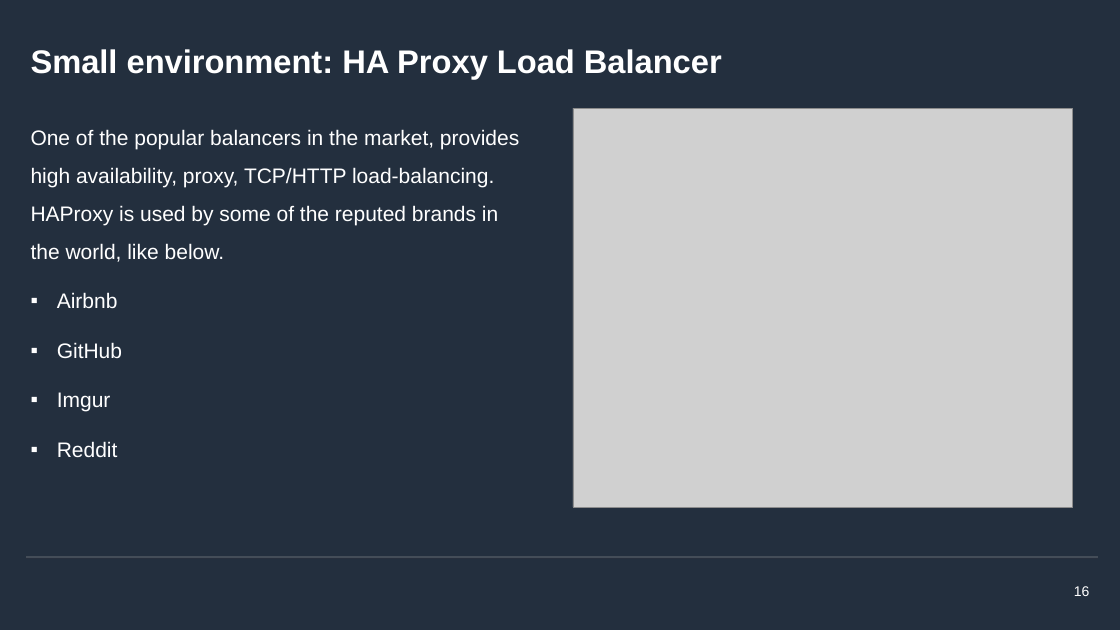
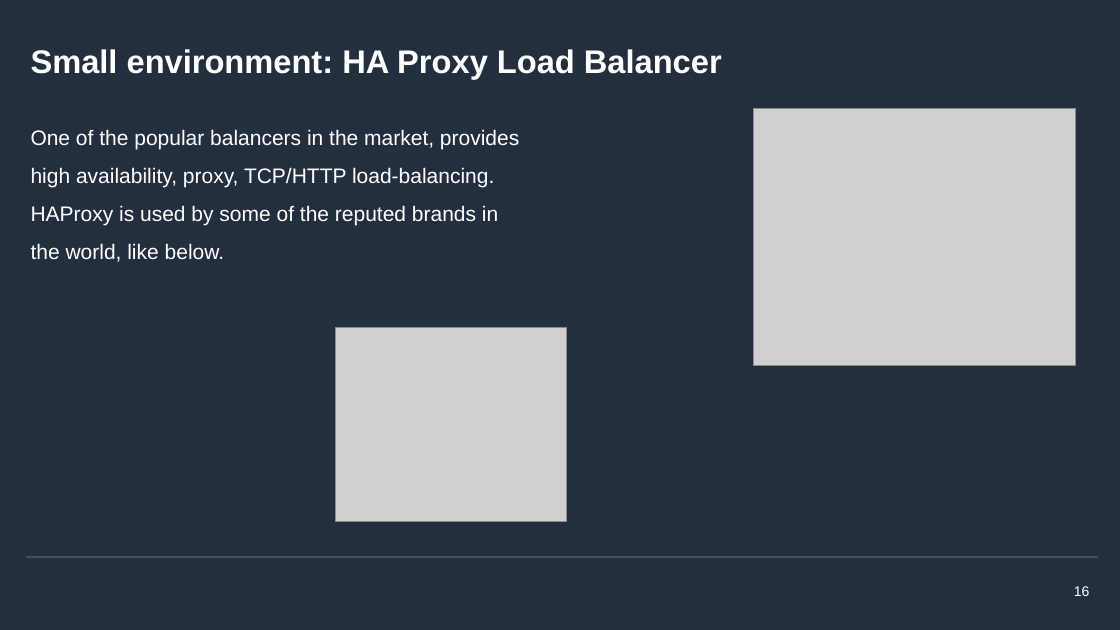
Before and after one commit to mcrucovschii/SmallEnvironment, a slide deck: slide 16 of Crucovschii-AWS-SmallEnvironment.pptx. Drawn at 1120x630 pixels with LibreOffice and Linux fonts; fonts in the diff are those of the drawing; grey boxes stand for pictures; background and template pictures are left out. Boxes give left, top, right and bottom in pixels: in the first picture for what was removed or moved away, otherwise in the second. Text is boxed around its words. In the diff, an @@ line names an element or a change of style, - is before the commit and + after.

```diff
--- a/Crucovschii-AWS-SmallEnvironment.pptx
+++ b/Crucovschii-AWS-SmallEnvironment.pptx
@@ picture resized from (x1=573, y1=108, x2=1073, y2=507) to (x1=754, y1=108, x2=1075, y2=365) @@
@@ text at (x1=57, y1=292, x2=122, y2=457): paragraphs removed @@
-▪ Airbnb
-▪ GitHub
-▪ Imgur
-▪ Reddit
@@ picture added at (x1=336, y1=328, x2=567, y2=522) @@
```
Also in this commit, not shown: 10 other slides changed, 4 slides added, 1 other file.
